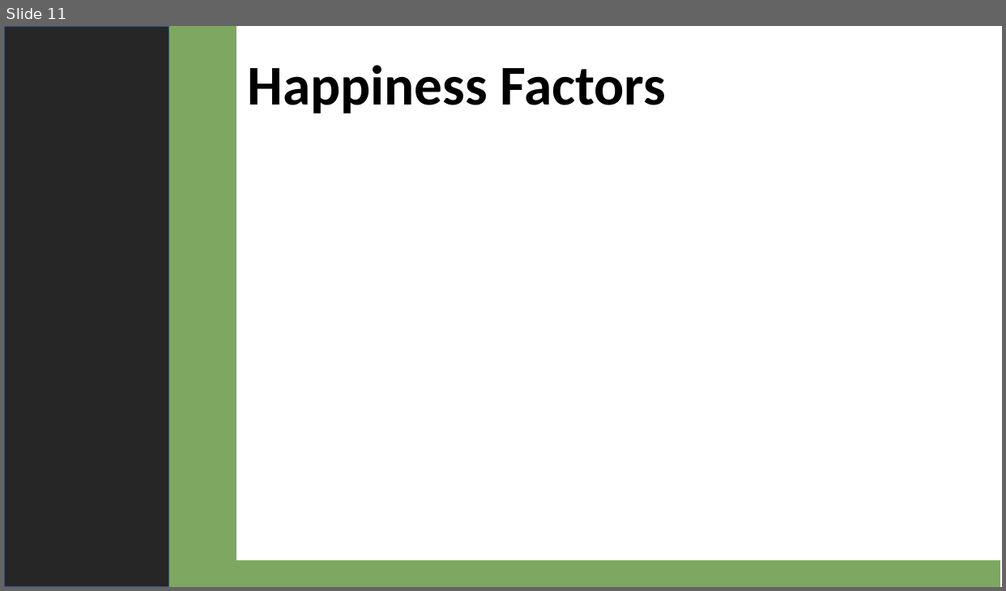
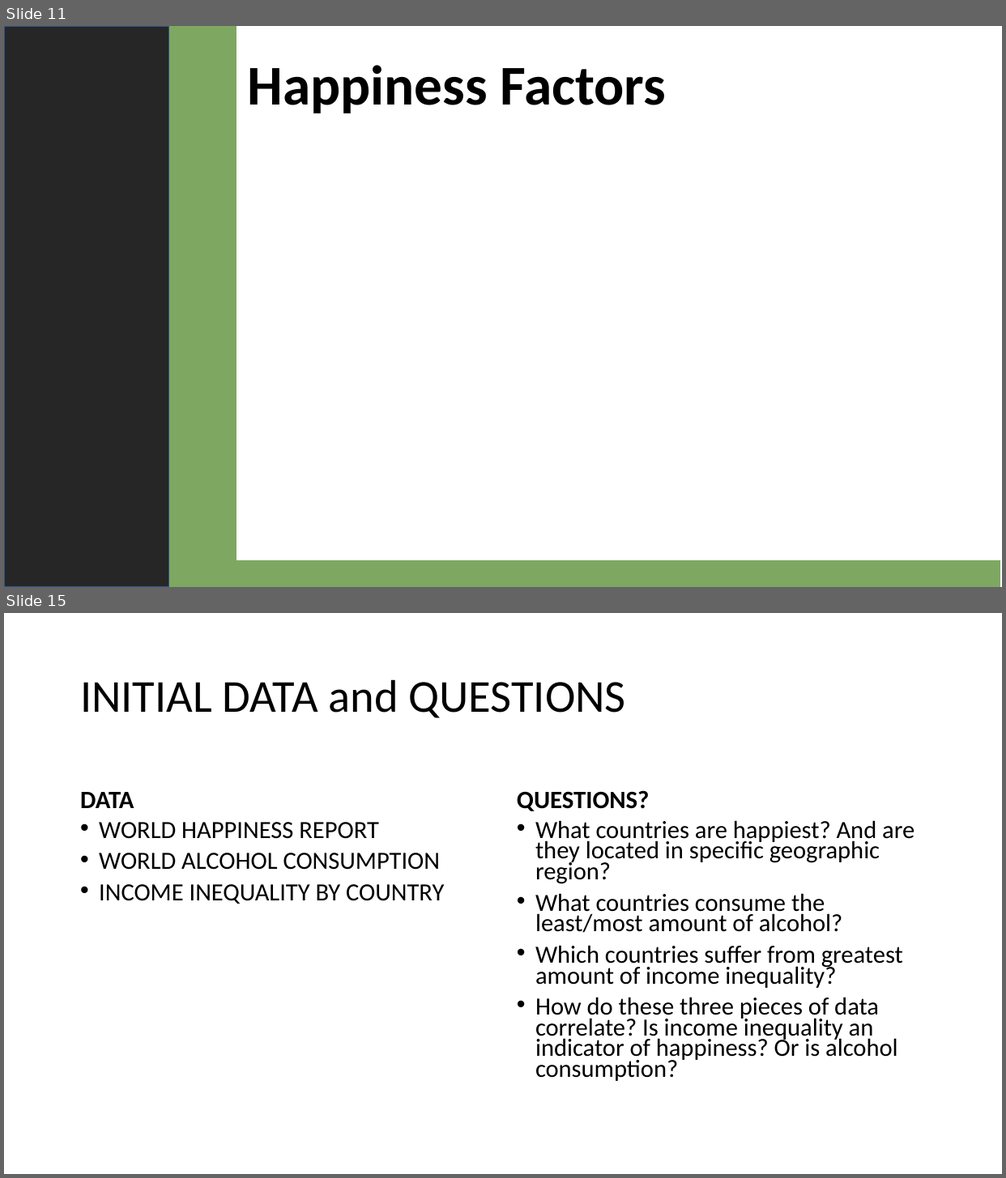
Before and after one commit to 4d4m43/DrinkAndBeHapPY, a slide deck: DrinkandBeHappy_AY.pptx. Shown one above the other, each under a label of ours: slide 11 before the commit, slides 11 and 15 after it; the slides between them are not shown. The pictures are 1006x591 and 1006x1178 pixels, drawn with LibreOffice and Linux fonts; fonts in the diff are those of the drawing. Boxes give left, top, right and bottom in pixels: in the first picture for what was removed or moved away, otherwise in the second. Text is boxed around its words. In the diff, an @@ line names an element or a change of style, - is before the commit and + after.

Commit message:
added initial questions doc

```diff
--- a/DrinkandBeHappy_AY.pptx
+++ b/DrinkandBeHappy_AY.pptx
@@ slide 15 added at <box>4,613,1002,1174</box>, background #FFFFFF @@
@@ title added at <box>80,679,626,718</box>, 44 pt, text #000000 @@
+INITIAL DATA and QUESTIONS
@@ text added at <box>80,792,134,808</box>, 24 pt, text #000000, bold @@
+DATA
@@ text added at <box>517,790,650,811</box>, 24 pt, text #000000, bold @@
+QUESTIONS?
@@ text added at <box>99,822,444,904</box>, 23.8 pt, text #000000 @@
+• WORLD HAPPINESS REPORT
+• WORLD ALCOHOL CONSUMPTION
+• INCOME INEQUALITY BY COUNTRY
@@ text added at <box>535,820,914,1081</box>, 23.8 pt, text #000000 @@
+• What countries are happiest? And are they located in specific geographic region?
+• What countries consume the least/most amount of alcohol?
+• Which countries suffer from greatest amount of income inequality?
+• How do these three pieces of data correlate? Is income inequality an indicator of happiness? Or is alcohol consumption?
```
Also in this commit, not shown: 1 slide changed, 2 other slides added, 1 other file.
